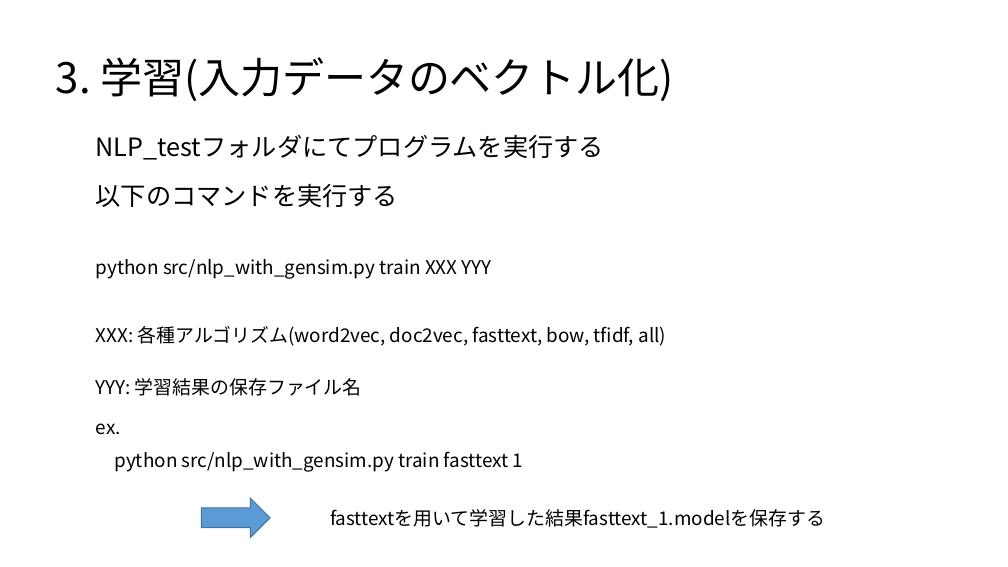
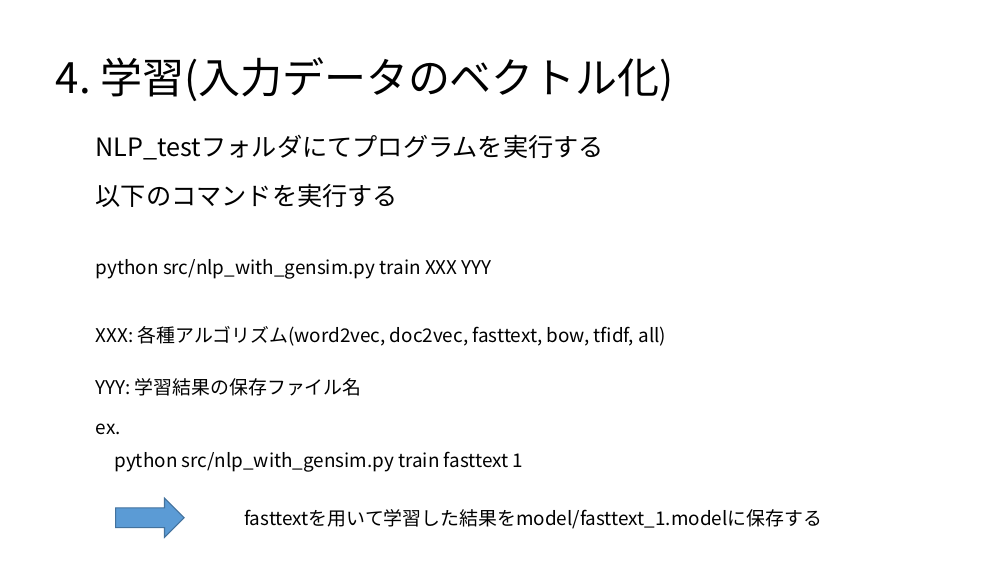
Before and after one commit to satetsu007/NLP_test, a slide deck: slide 6 of doc/Readme.pptx (slide 5 before the commit). Drawn at 1008x567 pixels with LibreOffice and Linux fonts; fonts in the diff are those of the drawing. Boxes give left, top, right and bottom in pixels: in the first picture for what was removed or moved away, otherwise in the second. Text is boxed around its words. In the diff, an @@ line names an element or a change of style, - is before the commit and + after.

```diff
--- a/doc/Readme.pptx
+++ b/doc/Readme.pptx
@@ text at [56,57,674,101]: text changed @@
-3. 学習(入力データのベクトル化)
+4. 学習(入力データのベクトル化)
@@ right arrow: place and size @@
-right arrow at [201,498,270,538]
+right arrow at [116,498,185,538]
@@ text at [244,509,822,529]: text changed @@
-fasttextを用いて学習した結果fasttext_1.modelを保存する
+fasttextを用いて学習した結果をmodel/fasttext_1.modelに保存する
```
Also in this commit, not shown: 3 other slides changed, 1 slide added, 1 other file.
